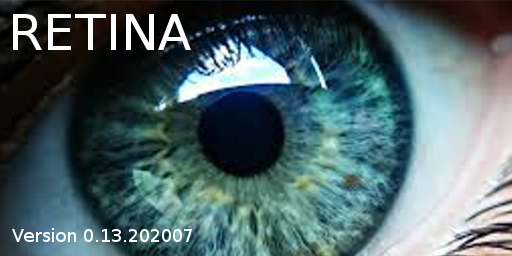
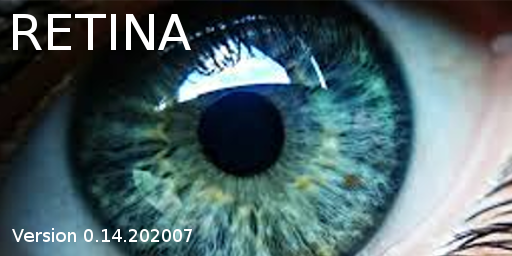
Comparing the layer stacks of the two 512 x 256 images. Changes:
renamed "Version 0.13.202007" to "Version 0.14.202007", painted on it over [112, 229, 122, 242]
